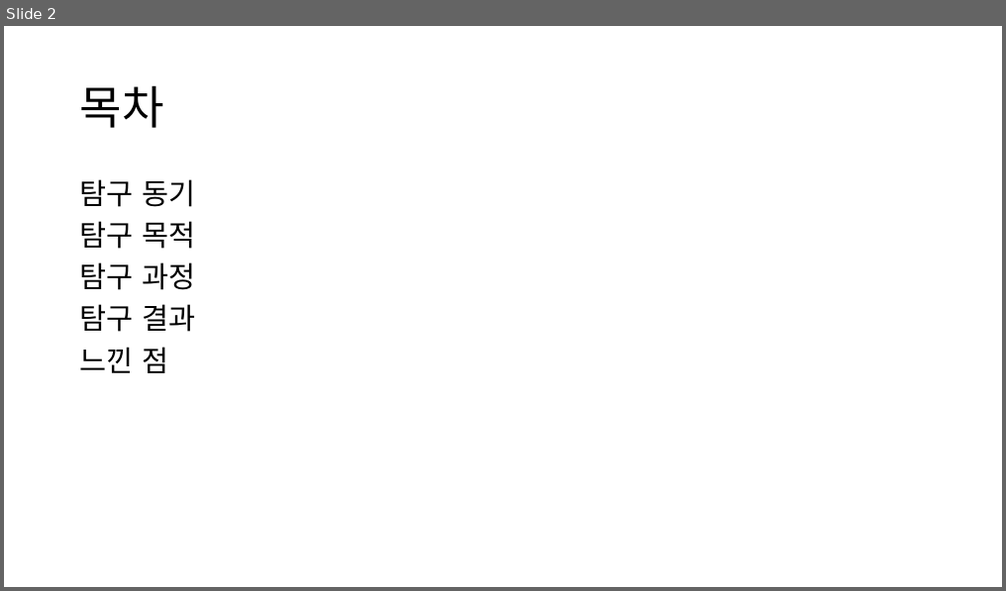
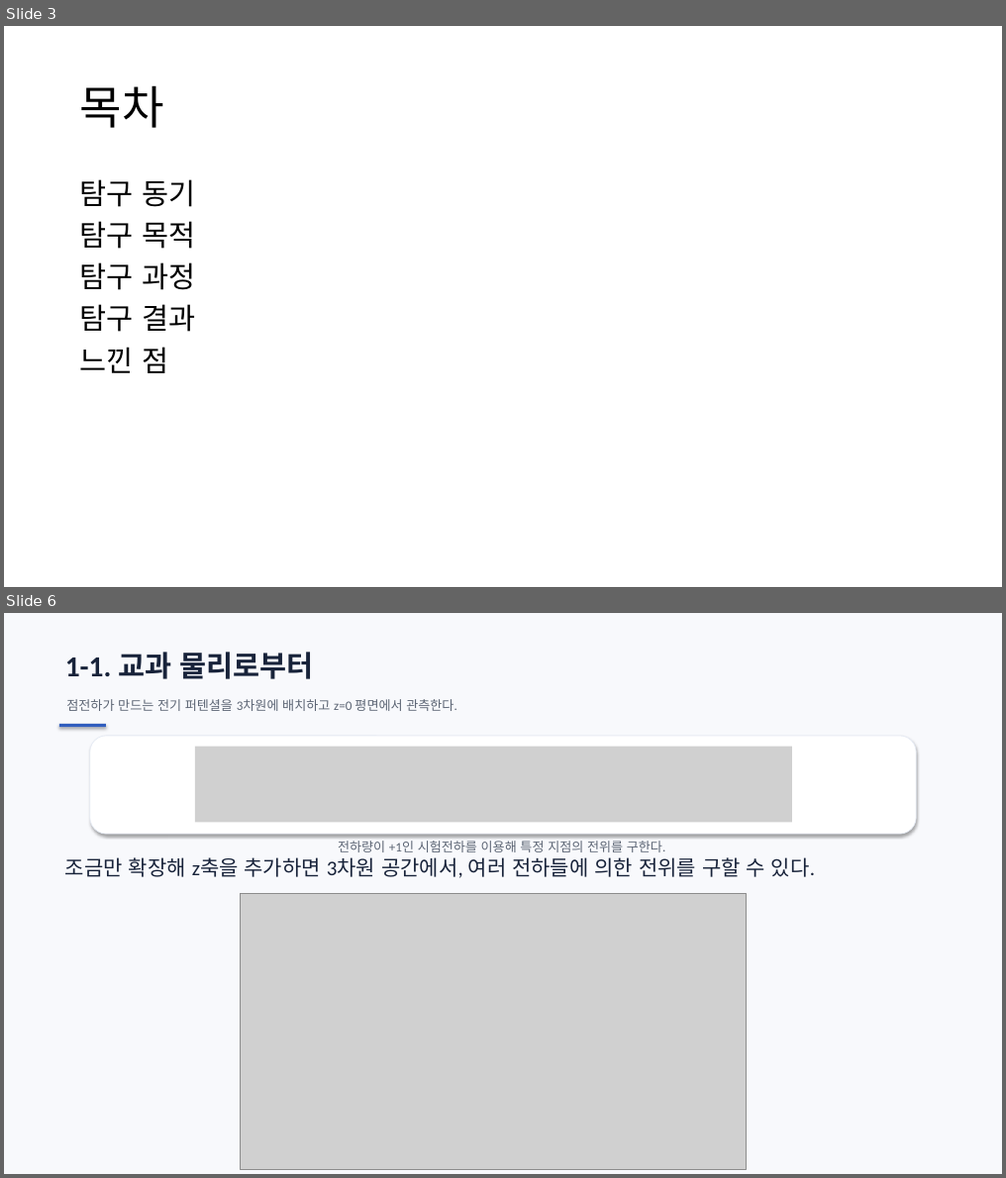
Before and after one commit to ohyunu525/KK-AI, a slide deck: Documents/보고서 파일.pptx. Shown one above the other, each under a label of ours: slide 2 before the commit, slides 3 and 6 after it; the slides between them are not shown. The pictures are 1006x591 and 1006x1178 pixels, drawn with LibreOffice and Linux fonts; fonts in the diff are those of the drawing; grey boxes stand for pictures. Boxes give left, top, right and bottom in pixels: in the first picture for what was removed or moved away, otherwise in the second. Text is boxed around its words. In the diff, an @@ line names an element or a change of style, - is before the commit and + after.

```diff
--- a/Documents/보고서 파일.pptx
+++ b/Documents/보고서 파일.pptx
@@ slide 6 added at [4, 613, 1002, 1174], background #FFFFFF @@
@@ rectangle added at [4, 613, 1002, 1174], fill #F8F9FC @@
@@ text added at [65, 652, 313, 679], 28 pt, text #18233A, bold @@
+1-1. 교과 물리로부터
@@ text added at [66, 699, 457, 711], 12.5 pt, text #5C6574 @@
+점전하가 만드는 전기 퍼텐셜을 3차원에 배치하고 z=0 평면에서 관측한다.
@@ rectangle added at [59, 724, 106, 727], fill #315EBE @@
@@ rounded rectangle added at [90, 736, 917, 834], fill #FFFFFF, outline #E6EBF4 0.75 pt @@
@@ picture added at [195, 747, 792, 822] @@
@@ rounded rectangle added at [90, 836, 917, 934], fill #FFFFFF, outline #E6EBF4 0.75 pt @@
@@ text added at [338, 841, 666, 853], 12.5 pt, text #5C6574 @@
+전하량이 +1인 시험전하를 이용해 특정 지점의 전위를 구한다.
@@ text added at [65, 858, 815, 878], 20 pt, text #18233A @@
+조금만 확장해 z축을 추가하면 3차원 공간에서, 여러 전하들에 의한 전위를 구할 수 있다.
@@ picture added at [241, 894, 746, 1169] @@
@@ what was slide 2 is now slide 3 @@
```
Also in this commit, not shown: 4 slides changed, 11 other slides added, 1 slide removed, 2 other files.
